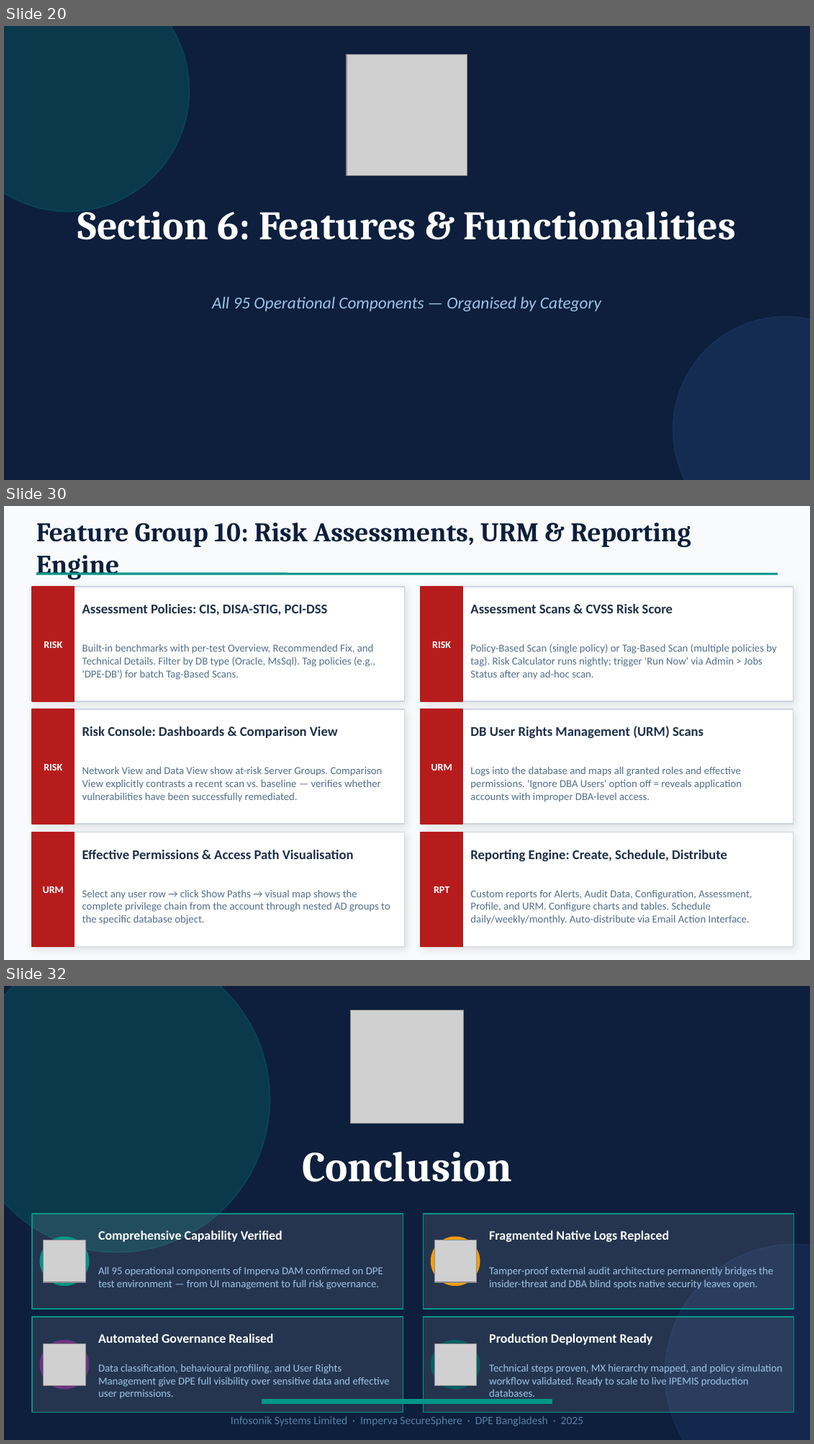
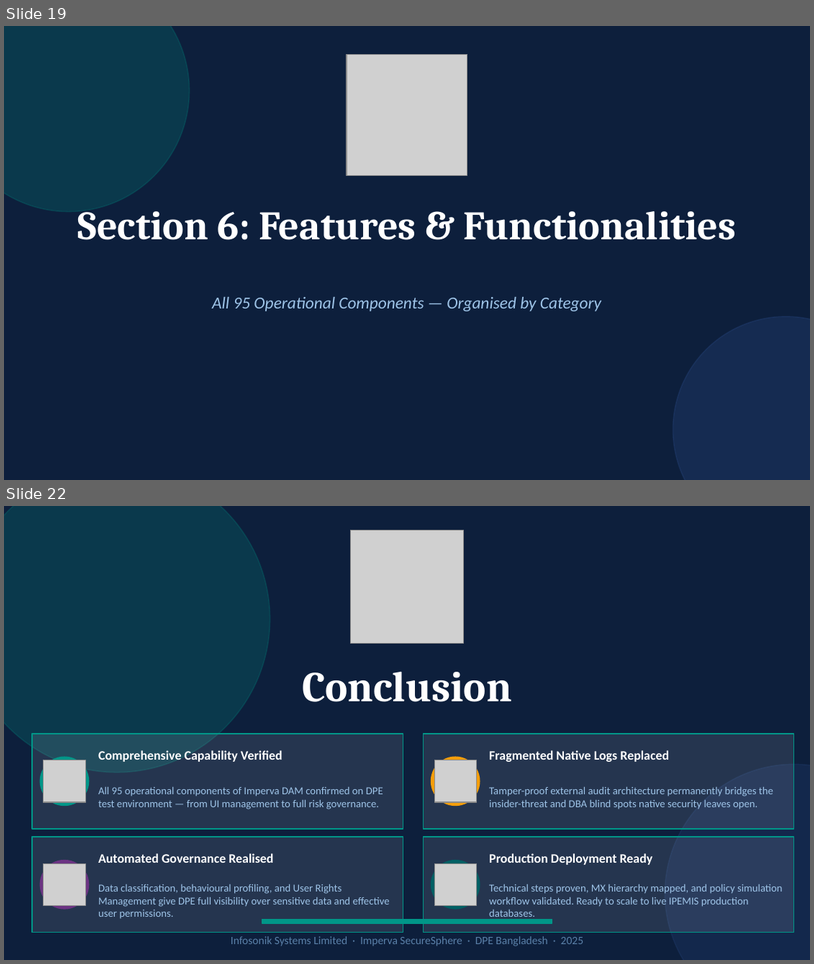
Before and after one commit to ImranNoorEmon/Imperva_DAM_Deployment_Procedure, a slide deck: presentations/Imperva_DAM.pptx. Shown one above the other, each under a label of ours: slides 20, 30 and 32 before the commit, slides 19 and 22 after it; the slides between them are not shown. The pictures are 814x1444 and 814x964 pixels, drawn with LibreOffice and Linux fonts; fonts in the diff are those of the drawing; grey boxes stand for pictures. Boxes give left, top, right and bottom in pixels: in the first picture for what was removed or moved away, otherwise in the second. Text is boxed around its words. In the diff, an @@ line names an element or a change of style, - is before the commit and + after.

```diff
--- a/presentations/Imperva_DAM.pptx
+++ b/presentations/Imperva_DAM.pptx
@@ slide 30 removed at bbox=[4, 506, 810, 960], background #F8FAFC @@
@@ text removed at bbox=[36, 523, 691, 580] @@
-Feature Group 10: Risk Assessments, URM & Reporting Engine
@@ rectangle removed at bbox=[32, 587, 405, 701] @@
@@ rectangle removed at bbox=[32, 587, 74, 701] @@
@@ line removed from (36, 574) to (778, 574) @@
@@ rectangle removed at bbox=[421, 587, 793, 701] @@
@@ rectangle removed at bbox=[421, 587, 463, 701] @@
@@ text removed at bbox=[82, 604, 328, 615] @@
-Assessment Policies: CIS, DISA-STIG, PCI-DSS
@@ text removed at bbox=[471, 604, 673, 613] @@
-Assessment Scans & CVSS Risk Score
@@ text removed at bbox=[44, 641, 62, 648] @@
-RISK
@@ text removed at bbox=[82, 644, 376, 680] @@
-Built-in benchmarks with per-test Overview, Recommended Fix, and Technical Details. Filter by DB type (Oracle, MsSql). Tag policies (e.g., 'DPE-DB') for batch Tag-Based Scans.
@@ text removed at bbox=[432, 641, 451, 648] @@
-RISK
@@ text removed at bbox=[471, 644, 777, 680] @@
-Policy-Based Scan (single policy) or Tag-Based Scan (multiple policies by tag). Risk Calculator runs nightly; trigger 'Run Now' via Admin > Jobs Status after any ad-hoc scan.
@@ rectangle removed at bbox=[32, 709, 405, 824] @@
@@ rectangle removed at bbox=[32, 709, 74, 824] @@
@@ rectangle removed at bbox=[421, 709, 793, 824] @@
@@ rectangle removed at bbox=[421, 709, 463, 824] @@
@@ text removed at bbox=[82, 726, 338, 738] @@
-Risk Console: Dashboards & Comparison View
@@ text removed at bbox=[471, 726, 704, 738] @@
-DB User Rights Management (URM) Scans
@@ text removed at bbox=[44, 764, 62, 770] @@
-RISK
@@ text removed at bbox=[432, 764, 453, 770] @@
-URM
@@ text removed at bbox=[82, 766, 383, 802] @@
-Network View and Data View show at-risk Server Groups. Comparison View explicitly contrasts a recent scan vs. baseline — verifies whether vulnerabilities have been successfully remediated.
@@ text removed at bbox=[471, 766, 742, 802] @@
-Logs into the database and maps all granted roles and effective permissions. 'Ignore DBA Users' option off = reveals application accounts with improper DBA-level access.
@@ rectangle removed at bbox=[32, 831, 405, 947] @@
@@ rectangle removed at bbox=[32, 831, 74, 947] @@
@@ text removed at bbox=[82, 849, 354, 859] @@
-Effective Permissions & Access Path Visualisation
@@ rectangle removed at bbox=[421, 831, 793, 947] @@
@@ rectangle removed at bbox=[421, 831, 463, 947] @@
@@ text removed at bbox=[471, 849, 728, 861] @@
-Reporting Engine: Create, Schedule, Distribute
@@ text removed at bbox=[43, 886, 64, 893] @@
-URM
@@ text removed at bbox=[82, 889, 391, 924] @@
-Select any user row → click Show Paths → visual map shows the complete privilege chain from the account through nested AD groups to the specific database object.
@@ text removed at bbox=[434, 886, 450, 893] @@
-RPT
@@ text removed at bbox=[471, 889, 752, 924] @@
-Custom reports for Alerts, Audit Data, Configuration, Assessment, Profile, and URM. Configure charts and tables. Schedule daily/weekly/monthly. Auto-distribute via Email Action Interface.
@@ what was slide 20 is now slide 19 @@
@@ what was slide 32 is now slide 22 @@
```
Also in this commit, not shown: 2 slides changed, 1 slide added, 10 other slides removed.
